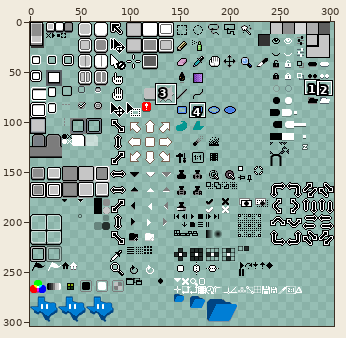
Two states of a sprite sheet, data/extensions/aseprite-theme/sheet.png. The first picture is a wide view before the edit; the outline marks the close-up.
Close-up. Old version:
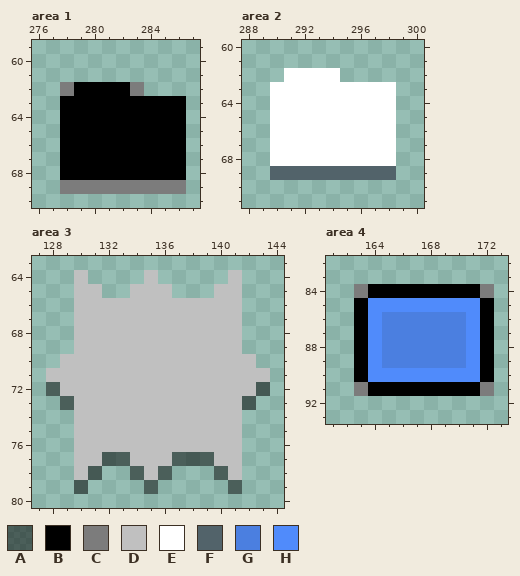
The file is 304x304 pixels. Pixels under 10% opacity are left out. Colours within 5 levels of each other are drawn and written as one. Shown: area 1: x 276..287, y 59..70; area 2: x 288..300, y 60..71; area 3: x 127..144, y 63..80; area 4: x 161..173, y 82..93. The commit also changed other parts of the picture, which this record leaves out.
Palette (. is transparent): A #00000080  B #000000  C #7c7c7c  D #c0c0c0  E #ffffff  F #52636a  G #4b7fe0  H #508bfb
Pixels before, area 1, first column x 278:
62 CBBBBC...
63 BBBBBBBBB
64 BBBBBBBBB
65 BBBBBBBBB
66 BBBBBBBBB
67 BBBBBBBBB
68 BBBBBBBBB
69 CCCCCCCCC
Pixels before, area 2, first column x 290:
62 .EEEE....
63 EEEEEEEEE
64 EEEEEEEEE
65 EEEEEEEEE
66 EEEEEEEEE
67 EEEEEEEEE
68 EEEEEEEEE
69 FFFFFFFFF
Pixels before, area 3, first column x 128:
64 ..D....D.....D..
65 ..DD..DDD...DD..
66 ..DDDDDDDDDDDD..
67 ..DDDDDDDDDDDD..
68 ..DDDDDDDDDDDD..
69 ..DDDDDDDDDDDD..
70 .DDDDDDDDDDDDDD.
71 DDDDDDDDDDDDDDDD
72 ADDDDDDDDDDDDDDA
73 .ADDDDDDDDDDDDA.
74 ..DDDDDDDDDDDD..
75 ..DDDDDDDDDDDD..
76 ..DDDDDDDDDDDD..
77 ..DDAADDDAAADD..
78 ..DA..ADA...AD..
79 ..A....A.....A..
Pixels before, area 4, first column x 163:
84 CBBBBBBBBC
85 BHHHHHHHHB
86 BHGGGGGGHB
87 BHGGGGGGHB
88 BHGGGGGGHB
89 BHGGGGGGHB
90 BHHHHHHHHB
91 CBBBBBBBBC
The same view after the edit:
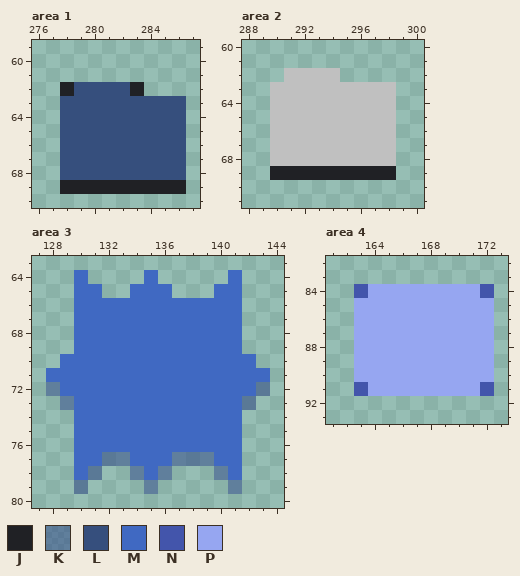
Colours new in this view: J #202125  K #2a418580  L #364f7d  M #4069c2  N #4355ab  P #96a6f1
From old to new:
Area 1:
Colour J replaces colour C in row 62 at x 278 and 283; in row 69 at x 278 to 286.
Colour L replaces colour B in row 62 at x 279 to 282; in rows 63 to 68 at x 278 to 286.
Area 2:
Colour D replaces colour E in row 62 at x 291 to 294; in rows 63 to 68 at x 290 to 298.
Colour J replaces colour F in row 69 at x 290 to 298.
Area 3:
Colour K replaces colour A in row 72 at x 128 and 143; in row 73 at x 129 and 142; in row 77 at x 132 to 133 and 137 to 139; in row 78 at x 131, 134, 136 and 140; in row 79 at x 130, 135 and 141.
Colour M replaces colour D in row 64 at x 130, 135 and 141; in row 65 at x 130 to 131, 134 to 136 and 140 to 141; in rows 66 to 69 at x 130 to 141; in row 70 at x 129 to 142; in row 71 at x 128 to 143; in row 72 at x 129 to 142.
Colour M replaces colour D in rows 73 to 76 at x 130 to 141; in row 77 at x 130 to 131, 134 to 136 and 140 to 141; in row 78 at x 130, 135 and 141.
Area 4:
Colour N replaces colour C in row 84 at x 163 and 172; in row 91 at x 163 and 172.
Colour P replaces colour B in row 84 at x 164 to 171; in rows 85 to 90 at x 163 and 172; in row 91 at x 164 to 171.
Colour P replaces colour G in rows 86 to 89 at x 165 to 170.
Colour P replaces colour H in row 85 at x 164 to 171; in rows 86 to 89 at x 164 and 171; in row 90 at x 164 to 171.
Changed places in both close-ups, as pixel boxes (x1, y1, x2, y2):
changed: (60, 82, 186, 194)
changed: (270, 68, 396, 180)
changed: (46, 270, 270, 494)
changed: (354, 284, 494, 396)
